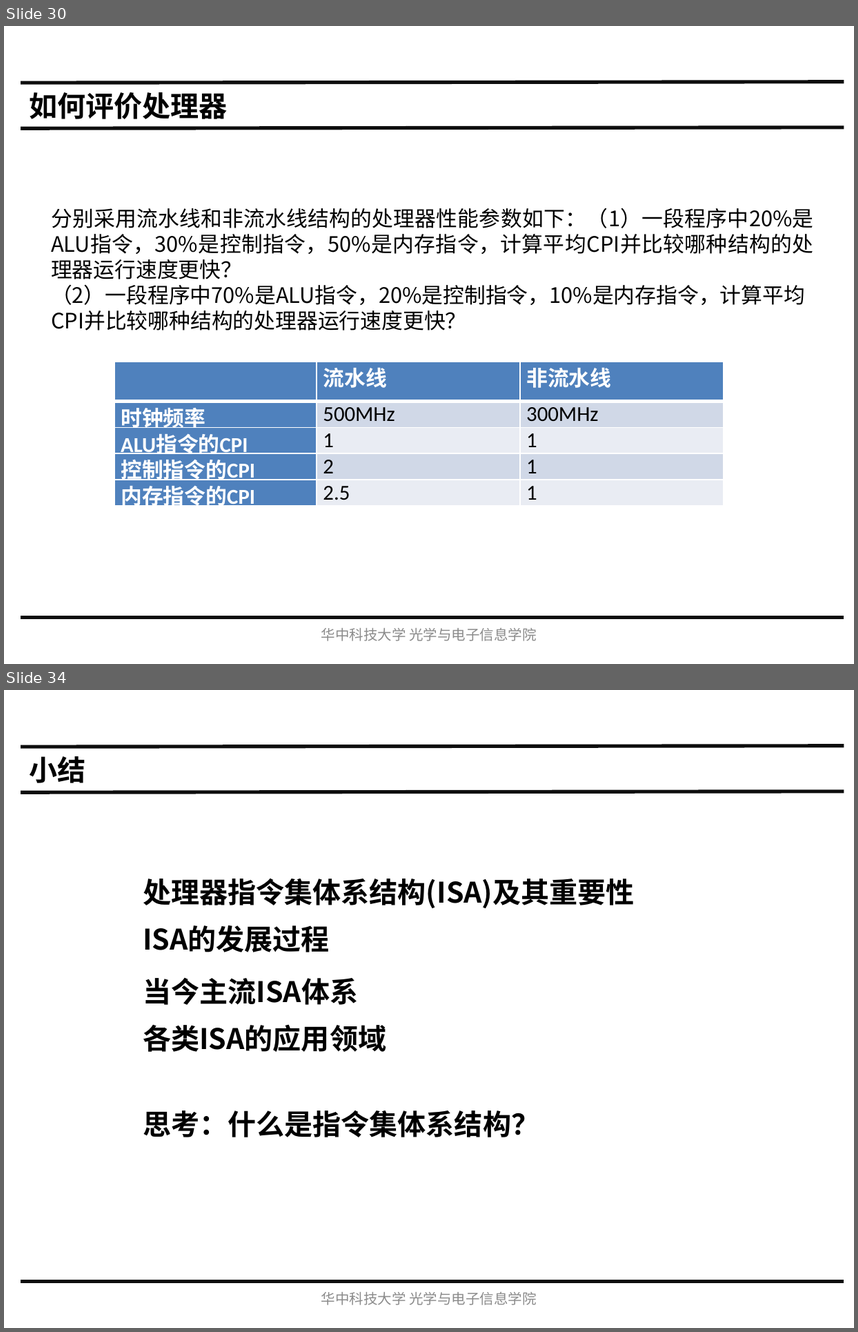
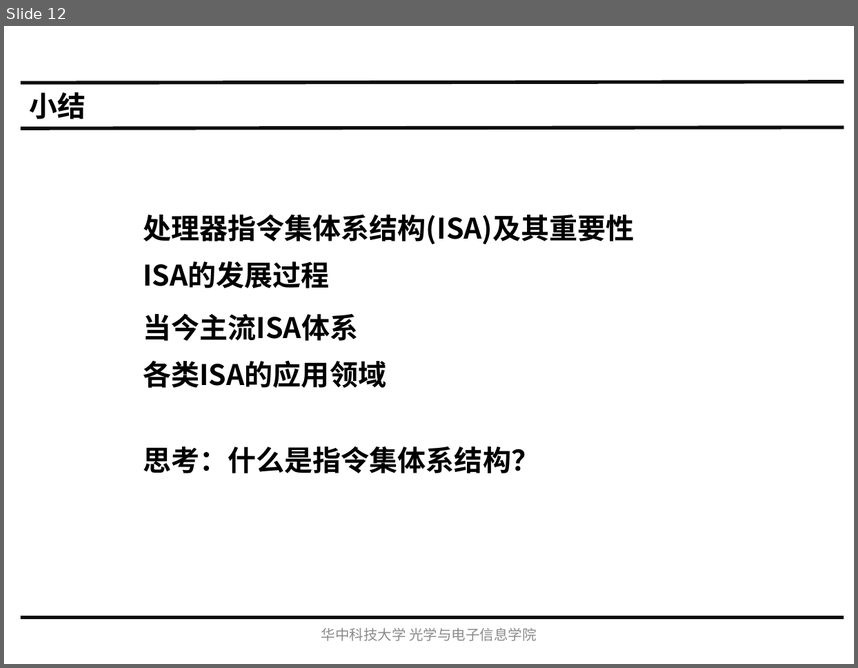
Before and after one commit to hust-gaoyujing/ic_resource, a slide deck: ic_design/computer organization and design/PPT/Ch2 指令集体系结构A_主流ISA (1).pptx. Shown one above the other, each under a label of ours: slides 30 and 34 before the commit, slide 12 after it; the slides between them are not shown. The pictures are 858x1332 and 858x668 pixels, drawn with LibreOffice and Linux fonts; fonts in the diff are those of the drawing. Boxes give left, top, right and bottom in pixels: in the first picture for what was removed or moved away, otherwise in the second. Text is boxed around its words. In the diff, an @@ line names an element or a change of style, - is before the commit and + after.

```diff
--- a/ic_design/computer organization and design/PPT/Ch2 指令集体系结构A_主流ISA (1).pptx
+++ b/ic_design/computer organization and design/PPT/Ch2 指令集体系结构A_主流ISA (1).pptx
@@ slide 30 removed at [4, 26, 854, 664], background #FFFFFF @@
@@ line removed from (21, 83) to (844, 82) @@
@@ text removed at [29, 92, 227, 119] @@
-如何评价处理器
@@ line removed from (21, 128) to (844, 127) @@
@@ text removed at [51, 207, 814, 330] @@
-分别采用流水线和非流水线结构的处理器性能参数如下：（1）一段程序中20%是ALU指令，30%是控制指令，50%是内存指令，计算平均CPI并比较哪种结构的处理器运行速度更快？
-（2）一段程序中70%是ALU指令，20%是控制指令，10%是内存指令，计算平均CPI并比较哪种结构的处理器运行速度更快？
@@ table removed at [114, 362, 723, 512], 5 rows, 3 columns @@
- | 流水线 | 非流水线
-时钟频率 | 500MHz | 300MHz
-ALU指令的CPI | 1 | 1
-控制指令的CPI | 2 | 1
-内存指令的CPI | 2.5 | 1
@@ line removed from (21, 617) to (844, 617) @@
@@ text removed at [321, 628, 537, 641] @@
-华中科技大学 光学与电子信息学院
@@ what was slide 34 is now slide 12 @@
```
Also in this commit, not shown: 1 slide changed, 21 other slides removed, 1 other file.
